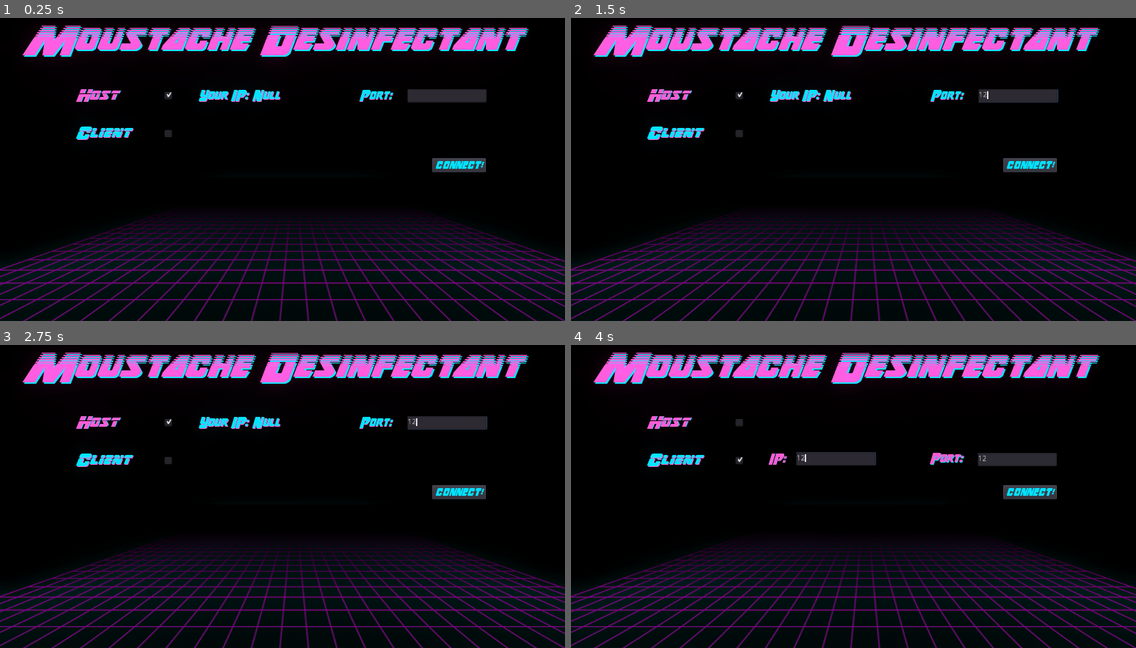
Above: before the commit, frames 1-4 (two rows, left to right).
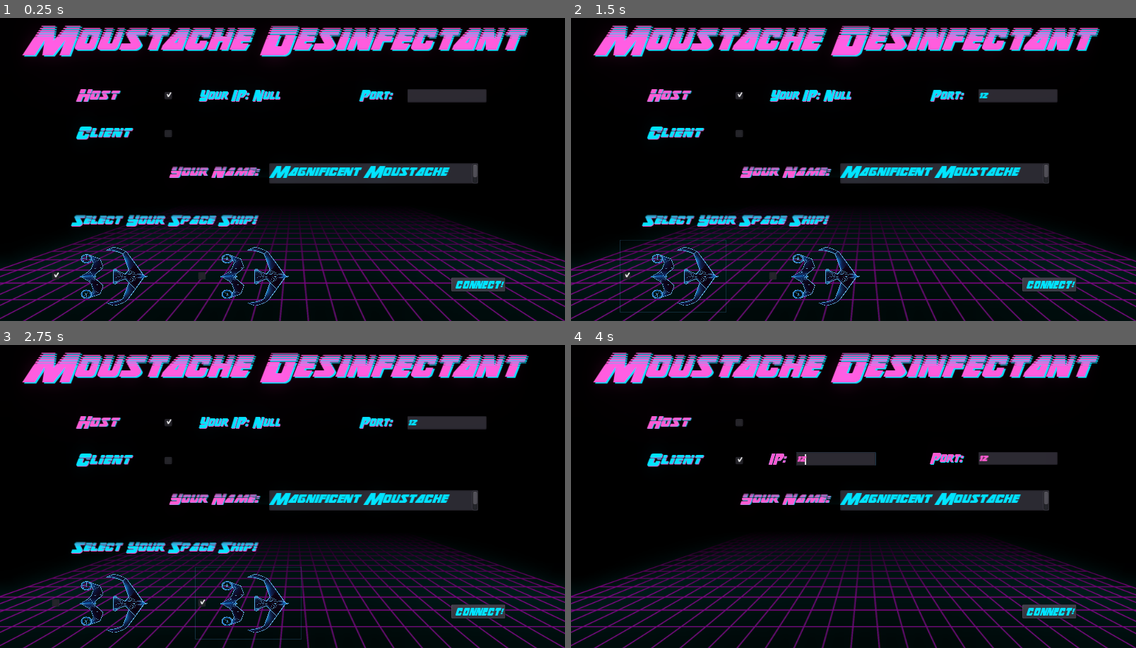
Above: after the commit, the same moments.

Repository: Joniras/MoustacheDesinfectant
Game: Godot game, scene res://Scenes/StartScreen/UI.tscn
The game is run twice, just before and just after one commit, with the same random seed, the same clock (stepped at 60 frames per second) and the same inputs.
Inputs (mouse positions are in pixels of both pictures, inside the frame that each line leads up to):
- Up to frame 1 (0.25 s): no input
- Up to frame 2 (1.5 s): click (1017, 96) at 0.52 s; type "12" at 0.6 s; click (672, 275) at 1.27 s
- Up to frame 3 (2.75 s): click (248, 602) at 2.02 s
- Up to frame 4 (4 s): click (740, 460) at 2.75 s; click (1017, 460) at 3.52 s; type "12" at 3.6 s; click (836, 460) at 3.75 s; type "12" at 3.83 s

The runs differ from the first frame. In frame 1, 7.4% of the frame differs, in the area x 3-94%, y 2-95%; in frame 2, 7.6%; in frame 3, 7.6%, in the area x 3-94%, y 2-98%; in frame 4, 5.2%.

Commit message:
Added name and space ships
Implemented name input and space ship selection. This is saved in the player info. Space ship selection can be done only by the host.

Diff:
--- a/Scenes/StartScreen/UI.tscn
+++ b/Scenes/StartScreen/UI.tscn
@@ -1,20 +1,29 @@
-[gd_scene load_steps=16 format=2]
+[gd_scene load_steps=23 format=2]
 
 [ext_resource path="res://Scenes/StartScreen/networking.gd" type="Script" id=1]
 [ext_resource path="res://fonts/thunderstrike/thunderstrikelaser.ttf" type="DynamicFontData" id=2]
 [ext_resource path="res://fonts/thunderstrike/thunderstrikehalf.ttf" type="DynamicFontData" id=3]
 [ext_resource path="res://fonts/thunderstrike/thunderstrikecond.ttf" type="DynamicFontData" id=4]
 [ext_resource path="res://assets/bg/lobby_grid.png" type="Texture" id=5]
+[ext_resource path="res://fonts/thunderstrike/thunderstrike.ttf" type="DynamicFontData" id=6]
+[ext_resource path="res://assets/ships/ship_1.png" type="Texture" id=7]
+[ext_resource path="res://assets/ships/ship_2.png" type="Texture" id=8]
 
 [sub_resource type="Theme" id=1]
 
 [sub_resource type="DynamicFont" id=2]
 size = 22
+use_filter = true
 font_data = ExtResource( 4 )
 
 [sub_resource type="DynamicFont" id=3]
 size = 22
-font_data = ExtResource( 4 )
+use_filter = true
+font_data = ExtResource( 4 )
+
+[sub_resource type="DynamicFont" id=13]
+use_filter = true
+font_data = ExtResource( 6 )
 
 [sub_resource type="DynamicFont" id=4]
 size = 22
@@ -29,14 +38,17 @@
 
 [sub_resource type="DynamicFont" id=7]
 size = 62
+use_filter = true
 font_data = ExtResource( 3 )
 
 [sub_resource type="DynamicFont" id=8]
 size = 26
+use_filter = true
 font_data = ExtResource( 2 )
 
 [sub_resource type="DynamicFont" id=9]
 size = 26
+use_filter = true
 font_data = ExtResource( 2 )
 
 [sub_resource type="Environment" id=10]
@@ -45,6 +57,21 @@
 glow_intensity = 0.47
 glow_blend_mode = 0
 glow_hdr_threshold = 0.75
+
+[sub_resource type="DynamicFont" id=11]
+size = 24
+use_filter = true
+font_data = ExtResource( 3 )
+
+[sub_resource type="DynamicFont" id=12]
+size = 24
+use_filter = true
+font_data = ExtResource( 6 )
+
+[sub_resource type="DynamicFont" id=14]
+size = 24
+use_filter = true
+font_data = ExtResource( 3 )
 
 [node name="LobbyScene" type="Node2D"]
 script = ExtResource( 1 )
@@ -105,34 +132,27 @@
 "_edit_use_anchors_": false
 }
 
-[node name="txt_port" type="TextEdit" parent="."]
-visible = false
-margin_left = 737.474
-margin_top = 245.434
-margin_right = 881.474
-margin_bottom = 269.434
-rect_pivot_offset = Vector2( 72, 26.8557 )
-__meta__ = {
-"_edit_use_anchors_": false
-}
-
-[node name="txt_ip" type="TextEdit" parent="."]
-visible = false
-margin_left = 408.008
-margin_top = 244.434
-margin_right = 552.008
-margin_bottom = 268.434
-rect_pivot_offset = Vector2( 72, 26.8557 )
-__meta__ = {
-"_edit_use_anchors_": false
-}
-
 [node name="txt_server_port" type="TextEdit" parent="."]
 margin_left = 737.99
 margin_top = 178.277
 margin_right = 881.99
 margin_bottom = 202.277
 rect_pivot_offset = Vector2( 72, 26.8557 )
+custom_fonts/font = SubResource( 13 )
+custom_colors/font_color = Color( 0, 0.882353, 1, 1 )
+__meta__ = {
+"_edit_use_anchors_": false
+}
+
+[node name="txt_ip" type="TextEdit" parent="."]
+visible = false
+margin_left = 408.24
+margin_top = 243.927
+margin_right = 552.24
+margin_bottom = 267.927
+rect_pivot_offset = Vector2( 72, 26.8557 )
+custom_fonts/font = SubResource( 13 )
+custom_colors/font_color = Color( 1, 0.356863, 0.823529, 1 )
 __meta__ = {
 "_edit_use_anchors_": false
 }
@@ -168,10 +188,10 @@
 }
 
 [node name="btn_connect" type="Button" parent="."]
-margin_left = 782.551
-margin_top = 304.044
-margin_right = 879.551
-margin_bottom = 329.044
+margin_left = 817.515
+margin_top = 520.589
+margin_right = 914.515
+margin_bottom = 545.589
 custom_fonts/font = SubResource( 6 )
 custom_colors/font_color = Color( 0, 0.882353, 1, 1 )
 custom_colors/font_color_hover = Color( 1, 0.356863, 0.823529, 1 )
@@ -235,6 +255,108 @@
 
 [node name="WorldEnvironment" type="WorldEnvironment" parent="."]
 environment = SubResource( 10 )
+
+[node name="lbl_name" type="Label" parent="."]
+margin_left = 306.45
+margin_top = 315.05
+margin_right = 469.45
+margin_bottom = 351.05
+custom_fonts/font = SubResource( 11 )
+custom_colors/font_color = Color( 1, 0.356863, 0.823529, 1 )
+custom_colors/font_outline_modulate = Color( 1, 0.356863, 0.823529, 1 )
+custom_colors/font_color_shadow = Color( 0, 0.882353, 1, 1 )
+text = "Your Name:"
+__meta__ = {
+"_edit_use_anchors_": false
+}
+
+[node name="txt_name" type="TextEdit" parent="."]
+margin_left = 488.0
+margin_top = 313.0
+margin_right = 867.0
+margin_bottom = 350.0
+rect_pivot_offset = Vector2( 72, 26.8557 )
+custom_fonts/font = SubResource( 12 )
+custom_colors/font_color = Color( 0, 0.882353, 1, 1 )
+text = "Magnificent Moustache
+"
+__meta__ = {
+"_edit_use_anchors_": false
+}
+
+[node name="txt_port" type="TextEdit" parent="."]
+visible = false
+margin_left = 737.99
+margin_top = 243.277
+margin_right = 881.99
+margin_bottom = 267.277
+rect_pivot_offset = Vector2( 72, 26.8557 )
+custom_fonts/font = SubResource( 13 )
+custom_colors/font_color = Color( 1, 0.356863, 0.823529, 1 )
+__meta__ = {
+"_edit_use_anchors_": false
+}
+
+[node name="cb_ship_pack_1" type="CheckBox" parent="."]
+margin_left = 89.0
+margin_top = 453.0
+margin_right = 281.0
+margin_bottom = 584.0
+mouse_default_cursor_shape = 2
+custom_colors/font_color = Color( 1, 0.356863, 0.823529, 1 )
+custom_colors/font_color_pressed = Color( 0, 0.882353, 1, 1 )
+pressed = true
+__meta__ = {
+"_edit_use_anchors_": false
+}
+
+[node name="cb_ship_pack_2" type="CheckBox" parent="."]
+margin_left = 354.0
+margin_top = 453.0
+margin_right = 546.0
+margin_bottom = 584.0
+mouse_default_cursor_shape = 2
+custom_colors/font_color = Color( 1, 0.356863, 0.823529, 1 )
+custom_colors/font_color_pressed = Color( 0, 0.882353, 1, 1 )
+__meta__ = {
+"_edit_use_anchors_": false
+}
+
+[node name="space_ship_pack_1_1" type="Sprite" parent="."]
+position = Vector2( 165.789, 518.947 )
+scale = Vector2( 0.158663, 0.127489 )
+texture = ExtResource( 7 )
+
+[node name="space_ship_pack_2_1" type="Sprite" parent="."]
+position = Vector2( 420.789, 518.947 )
+scale = Vector2( 0.158663, 0.127489 )
+texture = ExtResource( 7 )
+
+[node name="space_ship_pack_1_2" type="Sprite" parent="."]
+position = Vector2( 229.789, 518.947 )
+scale = Vector2( 0.158663, 0.127489 )
+texture = ExtResource( 8 )
+
+[node name="space_ship_pack_2_2" type="Sprite" parent="."]
+position = Vector2( 485.789, 518.947 )
+scale = Vector2( 0.158663, 0.127489 )
+texture = ExtResource( 8 )
+
+[node name="lbl_select_space_ship" type="Label" parent="."]
+margin_left = 129.474
+margin_top = 403.158
+margin_right = 169.474
+margin_bottom = 417.158
+custom_fonts/font = SubResource( 14 )
+custom_colors/font_color = Color( 0, 0.882353, 1, 1 )
+custom_colors/font_outline_modulate = Color( 1, 0.356863, 0.823529, 1 )
+custom_colors/font_color_shadow = Color( 1, 0.356863, 0.823529, 1 )
+text = "Select Your Space Ship!"
+__meta__ = {
+"_edit_use_anchors_": false
+}
 [connection signal="pressed" from="cb_host" to="." method="_on_cb_host_pressed"]
 [connection signal="pressed" from="cb_client" to="." method="_on_cb_client_pressed"]
 [connection signal="pressed" from="btn_connect" to="." method="_on_btn_connect_pressed"]
+[connection signal="pressed" from="cb_ship_pack_1" to="." method="_on_cb_ship_pack_1_pressed"]
+[connection signal="pressed" from="cb_ship_pack_2" to="." method="_on_cb_ship_pack_2_pressed"]
--- a/Scenes/StartScreen/networking.gd
+++ b/Scenes/StartScreen/networking.gd
@@ -9,7 +9,7 @@
 var MAX_PLAYERS = 2
 var my_ip = _get_public_ip()
 var player_info = {}
-var my_info = {name = "player"}
+var my_info = {name = "player", ship = 1}
 
 
 # Called when the node enters the scene tree for the first time.
@@ -33,6 +33,7 @@
 func _connect():
 	var is_server = get_node("cb_host").pressed
 	print("is_server = %s" % is_server)
+	my_info.name = get_node("txt_name").text
 
 	if (is_server):
 		var server_port = get_node("txt_server_port").text
@@ -120,6 +121,25 @@
 	get_node("txt_port").visible = !is_host
 	get_node("lbl_ip").visible = !is_host
 	get_node("lbl_port").visible = !is_host
+	get_node("lbl_select_space_ship").visible = is_host
+	get_node("space_ship_pack_1_1").visible = is_host
+	get_node("space_ship_pack_1_2").visible = is_host
+	get_node("space_ship_pack_2_1").visible = is_host
+	get_node("space_ship_pack_2_2").visible = is_host
+	get_node("cb_ship_pack_1").visible = is_host
+	get_node("cb_ship_pack_2").visible = is_host
 
 func _show_select_spaceship_package():
 	pass
+
+
+func _on_cb_ship_pack_1_pressed():
+	my_info.ship = 1
+	get_node("cb_ship_pack_1").pressed = true
+	get_node("cb_ship_pack_2").pressed = false
+
+
+func _on_cb_ship_pack_2_pressed():
+	my_info.ship = 2
+	get_node("cb_ship_pack_1").pressed = false
+	get_node("cb_ship_pack_2").pressed = true
